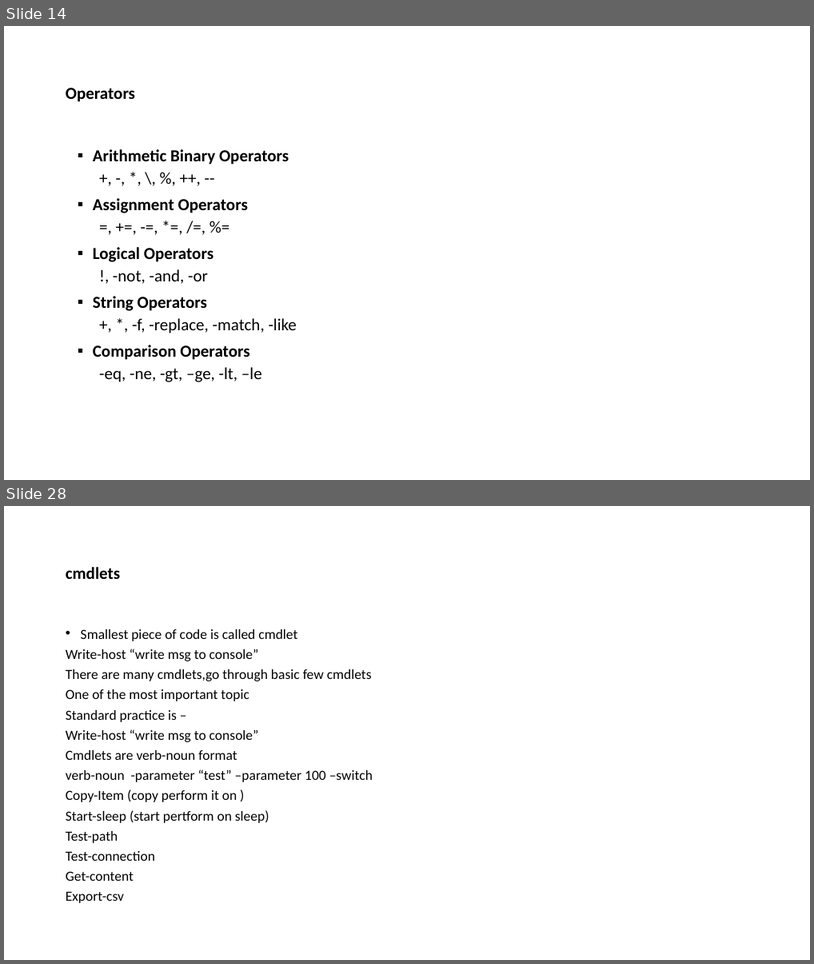
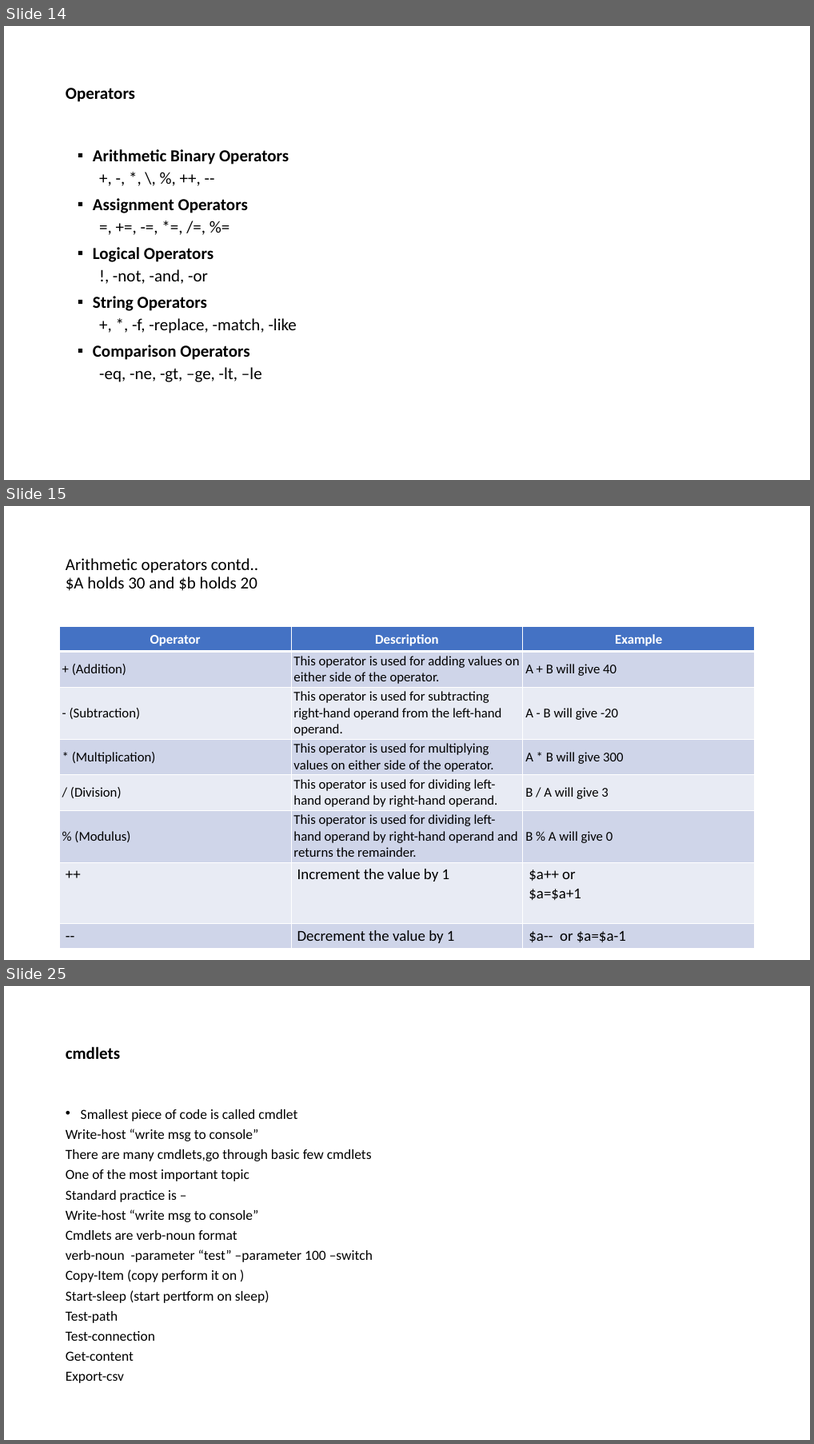
Before and after one commit to heshika/Batch1, a slide deck: Windows Powershell-basics.pptx. Shown one above the other, each under a label of ours: slides 14 and 28 before the commit, slides 14, 15 and 25 after it; the slides between them are not shown. The pictures are 814x964 and 814x1444 pixels, drawn with LibreOffice and Linux fonts; fonts in the diff are those of the drawing. Boxes give left, top, right and bottom in pixels: in the first picture for what was removed or moved away, otherwise in the second. Text is boxed around its words. In the diff, an @@ line names an element or a change of style, - is before the commit and + after.

Commit message:
day 4 class-operators

```diff
--- a/Windows Powershell-basics.pptx
+++ b/Windows Powershell-basics.pptx
@@ slide 15 added at (4,506,810,960), background #FFFFFF @@
@@ title added at (66,558,258,591), 20 pt, text #000000 @@
+Arithmetic operators contd..
+$A holds 30 and $b holds 20
@@ table added at (60,627,754,946), 8 rows, 3 columns @@
+Operator | Description | Example
++ (Addition) | This operator is used for adding values on either side of the operator. | A + B will give 40
+- (Subtraction) | This operator is used for subtracting right-hand operand from the left-hand operand. | A - B will give -20
+* (Multiplication) | This operator is used for multiplying values on either side of the operator. | A * B will give 300
+/ (Division) | This operator is used for dividing left-hand operand by right-hand operand. | B / A will give 3
+% (Modulus) | This operator is used for dividing left-hand operand by right-hand operand and returns the remainder. | B % A will give 0
+++ | Increment the value by 1 | $a++ or / $a=$a+1
+-- | Decrement the value by 1 | $a-- or $a=$a-1
@@ what was slide 28 is now slide 25 @@
```
Also in this commit, not shown: 4 slides changed, 5 other slides added, 9 slides removed.
